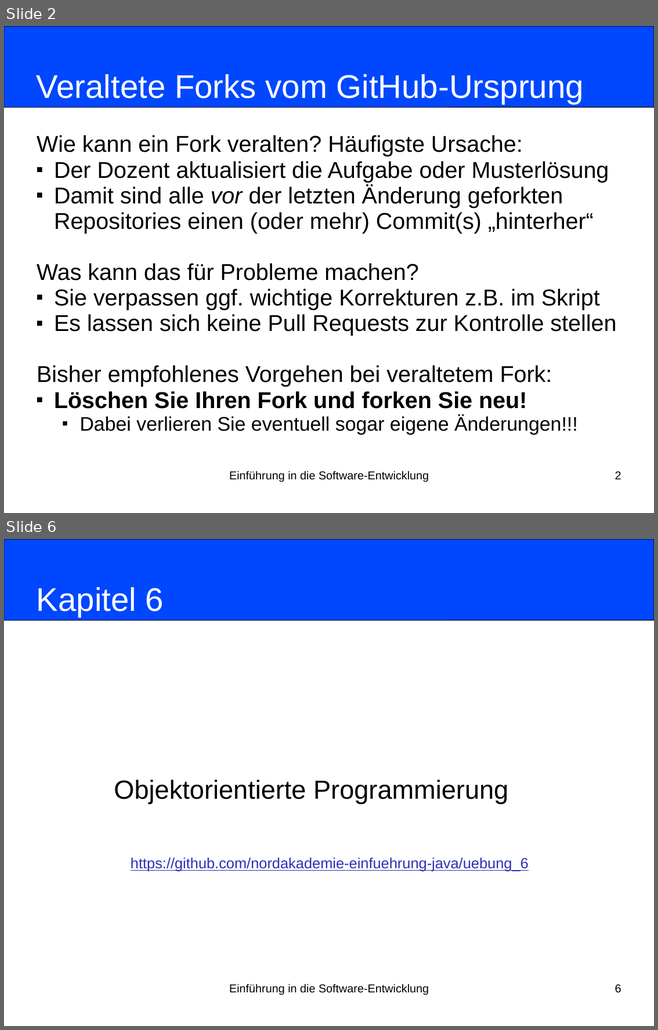
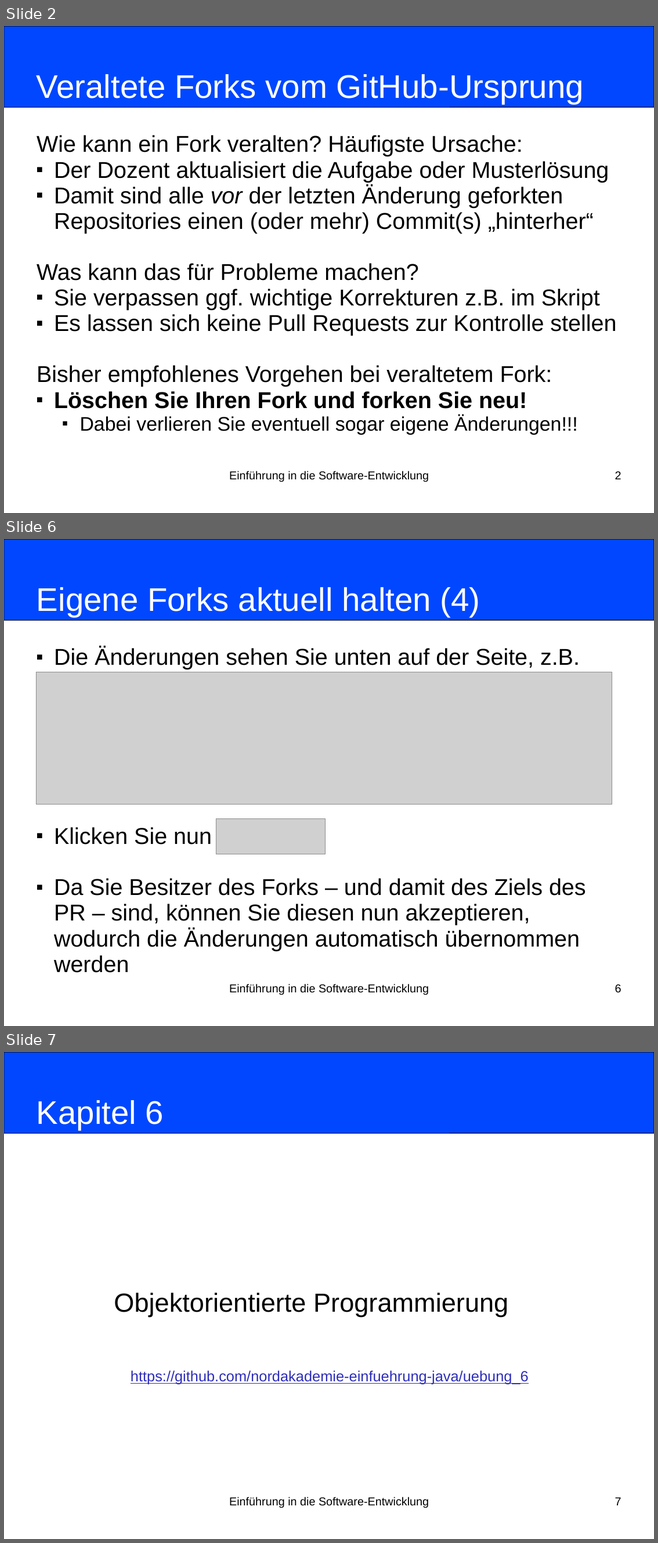
Before and after one commit to nordakademie-einfuehrung-java/vorlesungsskript, a slide deck: folien/Semester_03_Termin_07_Kapitel06.pptx. Shown one above the other, each under a label of ours: slides 2 and 6 before the commit, slides 2, 6 and 7 after it; the slides between them are not shown. The pictures are 658x1030 and 658x1543 pixels, drawn with LibreOffice and Linux fonts; fonts in the diff are those of the drawing; grey boxes stand for pictures. Boxes give left, top, right and bottom in pixels: in the first picture for what was removed or moved away, otherwise in the second. Text is boxed around its words. In the diff, an @@ line names an element or a change of style, - is before the commit and + after.

Commit message:
Änderung Fork-Aktualisierung

```diff
--- a/folien/Semester_03_Termin_07_Kapitel06.pptx
+++ b/folien/Semester_03_Termin_07_Kapitel06.pptx
@@ slide 6 added at <box>4,539,654,1026</box>, background #FFFFFF @@
@@ rounded rectangle added at <box>4,539,654,620</box>, fill #0047FF, outline #000000 0.75 pt @@
@@ title added at <box>36,587,480,617</box>, 40 pt, text #FFFFFF @@
+Eigene Forks aktuell halten (4)
@@ subtitle added at <box>54,647,586,973</box>, 28 pt, text #000000 @@
+■ Die Änderungen sehen Sie unten auf der Seite, z.B.
+■ Klicken Sie nun
+■ Da Sie Besitzer des Forks – und damit des Ziels des PR – sind, können Sie diesen nun akzeptieren, wodurch die Änderungen automatisch übernommen werden
@@ picture added at <box>36,672,612,804</box> @@
@@ picture added at <box>216,819,325,854</box> @@
@@ text added at <box>229,984,429,995</box>, 14 pt, text #000000 @@
+Einführung in die Software-Entwicklung
@@ page number added at <box>615,984,621,993</box>, 14 pt, text #000000 @@
+6
@@ what was slide 6 is now slide 7 @@
@@ page number at <box>615,1497,621,1506</box>: text changed @@
-6
+7
```
Also in this commit, not shown: 3 slides changed, 1 other file.
